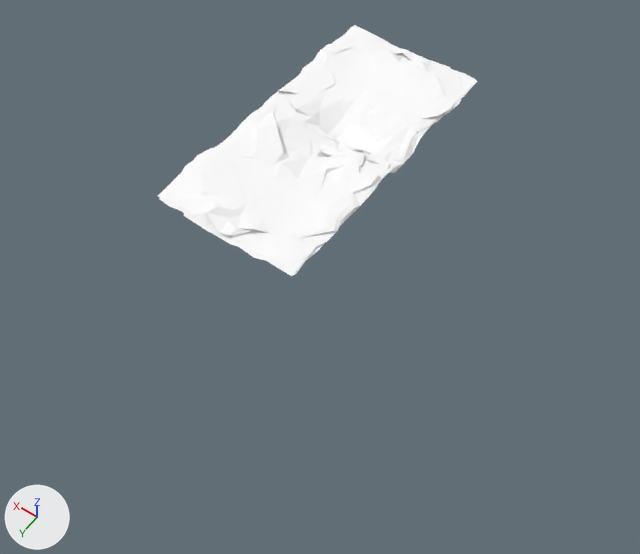
The COLLADA model sim/unreal_meshes/plane.dae, before and after one commit.
Rendered twice from a 50 mm lens placed at (-184.0, 227.0, 299.0), pointed at (-39.0, 24.0, -21.0). Every picture has the same lights, and +X, +Y and +Z are marked at lower left. Where no turn or scale is listed for an object, it has been applied to the vertices.
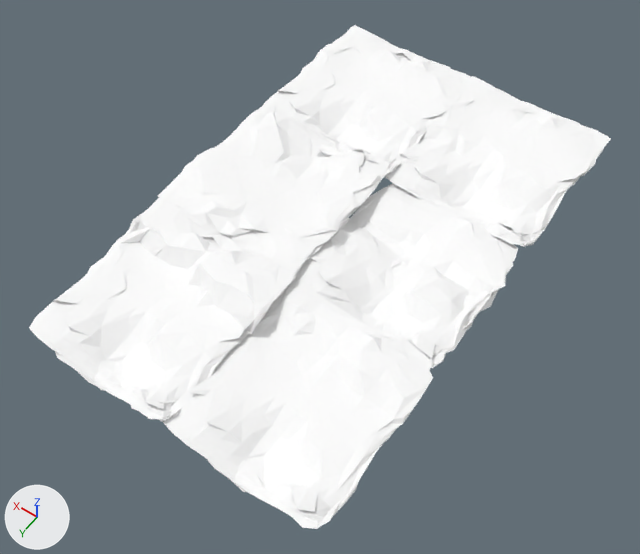
Commit message: new plane

The change, as a diff of the scene's bpy script:
```diff
--- a/sim/unreal_meshes/plane.dae.py
+++ b/sim/unreal_meshes/plane.dae.py
@@ mat_material_ffffff_001_002_002 @@
+mat_material_ffffff_001_002_002 = principled_material('material_ffffff_001_002_002')
+mat_material_ffffff_001_002_002.base_color = (1.0, 1.0, 1.0)  # white #ffffff
+mat_material_ffffff_001_002_002.roughness = 0.9
@@ mat_material_ffffff_001_002_003 @@
+mat_material_ffffff_001_002_003 = principled_material('material_ffffff_001_002_003')
+mat_material_ffffff_001_002_003.base_color = (1.0, 1.0, 1.0)  # white #ffffff
+mat_material_ffffff_001_002_003.roughness = 0.9
@@ mat_material_ffffff_001_002_005 @@
+mat_material_ffffff_001_002_005 = principled_material('material_ffffff_001_002_005')
+mat_material_ffffff_001_002_005.base_color = (1.0, 1.0, 1.0)  # white #ffffff
+mat_material_ffffff_001_002_005.roughness = 0.9
@@ mat_material_ffffff_001_002_006 @@
+mat_material_ffffff_001_002_006 = principled_material('material_ffffff_001_002_006')
+mat_material_ffffff_001_002_006.base_color = (1.0, 1.0, 1.0)  # white #ffffff
+mat_material_ffffff_001_002_006.roughness = 0.9
@@ me_cube_005 @@
+me_cube_005.from_pydata(...)  # 728 vertices, 1452 faces; spans x -41.6..39.9, y -44.0..44.1, z -17.4..4.2
+me_cube_005.materials.append(mat_material_ffffff_001_002_002)  # white #ffffff
@@ me_cube_012 @@
+me_cube_012.from_pydata(...)  # 728 vertices, 1452 faces; spans x -41.5..39.9, y -44.0..43.8, z -13.3..4.2
+me_cube_012.materials.append(mat_material_ffffff_001_002_003)  # white #ffffff
@@ me_cube_014 @@
+me_cube_014.from_pydata(...)  # 728 vertices, 1452 faces; spans x -40.6..39.2, y -43.2..43.6, z -13.3..1.1
+me_cube_014.materials.append(mat_material_ffffff_001_002_005)  # white #ffffff
@@ me_cube_015 @@
+me_cube_015.from_pydata(...)  # 728 vertices, 1452 faces; spans x -40.4..39.2, y -43.2..43.6, z -17.4..4.2
+me_cube_015.materials.append(mat_material_ffffff_001_002_006)  # white #ffffff
@@ ob_cube_002 @@
+ob_cube_002 = bpy.data.objects.new('Cube_002', me_cube_005)
+ob_cube_002.location = (0.0, 84.2, 0.0)
@@ ob_cube_003 @@
+ob_cube_003 = bpy.data.objects.new('Cube_003', me_cube_012)
+ob_cube_003.location = (-73.8, -73.1, 0.0)
@@ ob_cube_004 @@
+ob_cube_004 = bpy.data.objects.new('Cube_004', me_cube_014)
+ob_cube_004.location = (-73.8, 4.9, 0.0)
@@ ob_cube_005 @@
+ob_cube_005 = bpy.data.objects.new('Cube_005', me_cube_015)
+ob_cube_005.location = (-73.7, 84.2, -2.8)
```

Changed parts and their boxes [x1, y1, x2, y2] in the pictures (640 x 554 px):
'Cube_005', added: after [163, 284, 433, 529]
'Cube_002', added: after [29, 197, 296, 422]
'Cube_004', added: after [289, 184, 518, 368]
'Cube_003', added: after [385, 76, 611, 247]
